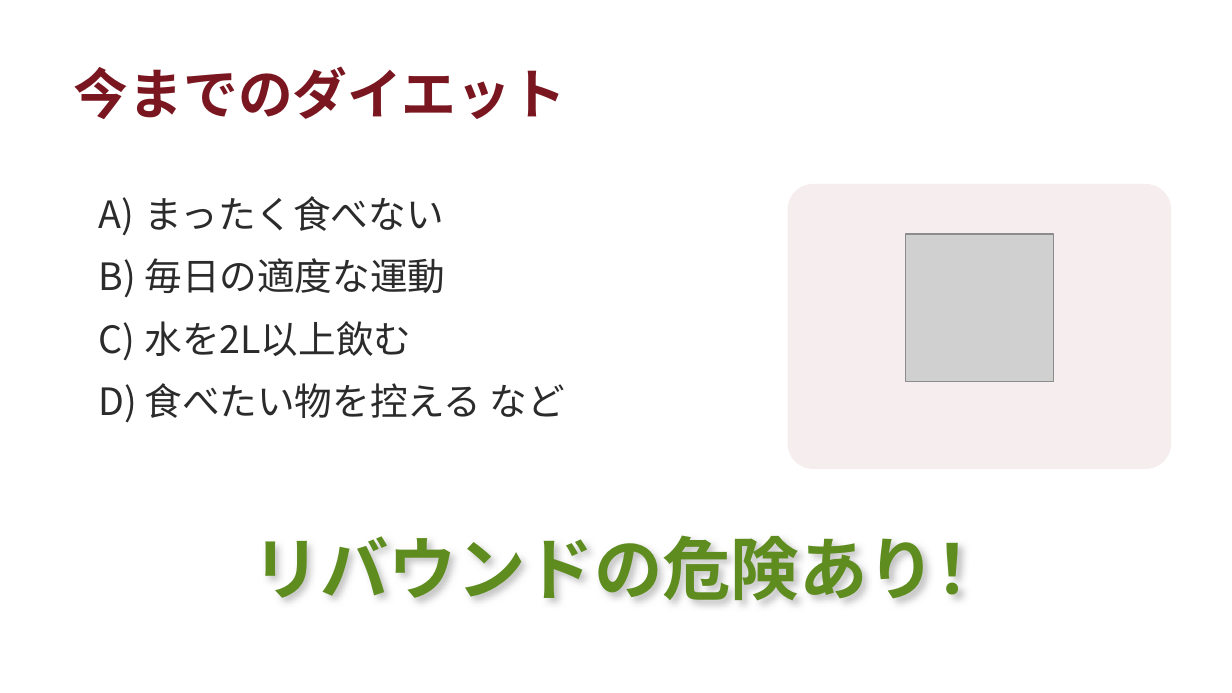
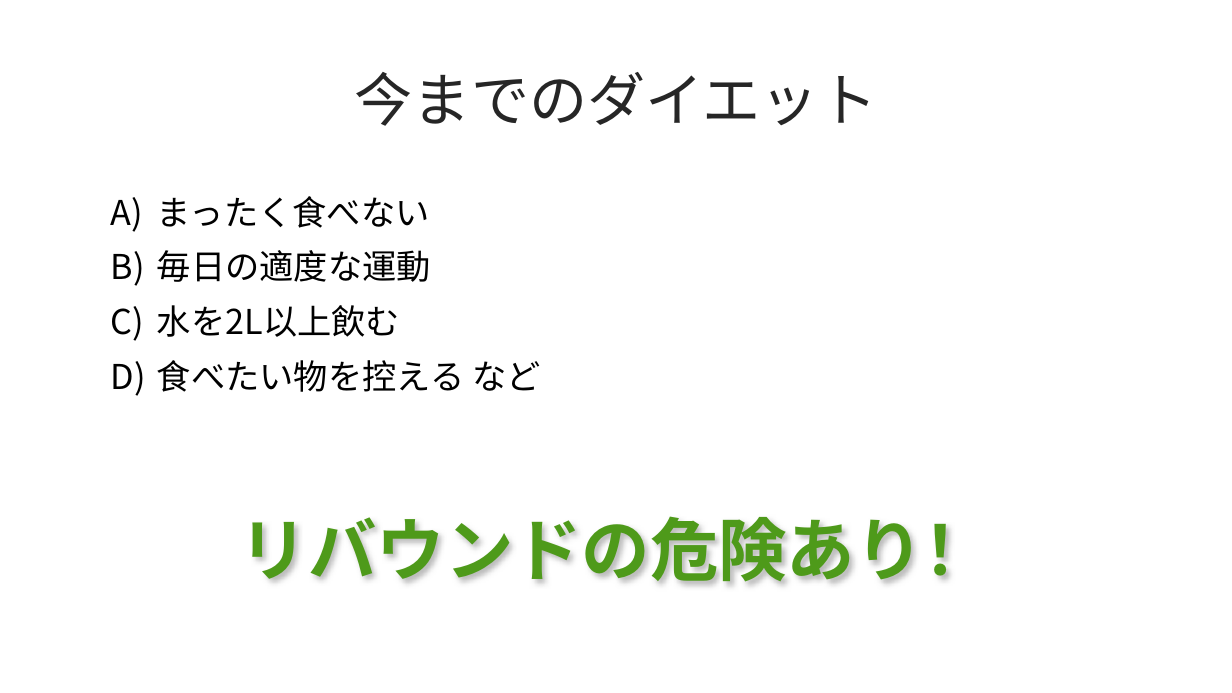
Before and after one commit to 984j7vw2tr-cloud/beauty-salon-site, a slide deck: slide 2 of ミラクルダイエット.pptx. Drawn at 1232x693 pixels with LibreOffice and Linux fonts; fonts in the diff are those of the drawing; grey boxes stand for pictures. Boxes give left, top, right and bottom in pixels: in the first picture for what was removed or moved away, otherwise in the second. Text is boxed around its words. In the diff, an @@ line names an element or a change of style, - is before the commit and + after.

```diff
--- a/ミラクルダイエット.pptx
+++ b/ミラクルダイエット.pptx
@@ title "今までのダイエット" at (355,72,877,126): size 32 to 34 pt, text colour #7A1620 to #262626, bold off; alignment left to centre @@
@@ text "まったく食べない": place and size @@
-text "まったく食べない" at (145,196,565,418)
+text "まったく食べない" at (157,196,541,392)
@@ text "まったく食べない" at (157,196,541,392): size 22 to 20 pt, text colour #2B2B2B to #000000; less space between paragraphs @@
@@ rounded rectangle removed at (788,185,1170,468) @@
@@ picture removed at (906,234,1053,382) @@
@@ text "リバウンドの危険あり！": place and size @@
-text "リバウンドの危険あり！" at (252,535,1004,602)
+text "リバウンドの危険あり！" at (240,516,992,585)
@@ text "リバウンドの危険あり！" at (240,516,992,585): text colour #5E8C1F to #4E9A1A @@
```
Also in this commit, not shown: 6 other slides changed.
